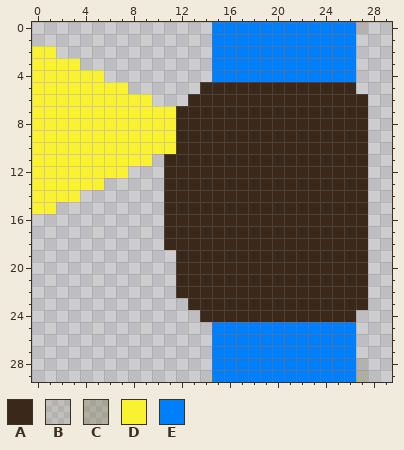
Pixel-art sprite -- sprites/aku.png. The picture above was drawn from the file before the commit.
The file is 30x30 pixels. Pixels under 10% opacity are left out. Colours within 5 levels of each other are drawn and written as one.
Palette (. is transparent): A #3a281b  B #726f4026  C #726f4055  D #f9f232  E #007ffa
Pixels before, first column x 0:
 0 ...............EEEEEEEEEEEEB
 1 ...............EEEEEEEEEEEE.
 2 DD.............EEEEEEEEEEEE.
 3 DDDD...........EEEEEEEEEEEE.
 4 DDDDDD.........EEEEEEEEEEEE.
 5 DDDDDDDD......AAAAAAAAAAAAA.
 6 DDDDDDDDDD...AAAAAAAAAAAAAAA
 7 DDDDDDDDDDDDAAAAAAAAAAAAAAAA
 8 DDDDDDDDDDDDAAAAAAAAAAAAAAAA
 9 DDDDDDDDDDDDAAAAAAAAAAAAAAAA
10 DDDDDDDDDDDDAAAAAAAAAAAAAAAA
11 DDDDDDDDDD.AAAAAAAAAAAAAAAAA
12 DDDDDDDD...AAAAAAAAAAAAAAAAA
13 DDDDDD.....AAAAAAAAAAAAAAAAA
14 DDDD.......AAAAAAAAAAAAAAAAA
15 DD.........AAAAAAAAAAAAAAAAA
16 ...........AAAAAAAAAAAAAAAAA
17 ...........AAAAAAAAAAAAAAAAA
18 ...........AAAAAAAAAAAAAAAAA
19 ............AAAAAAAAAAAAAAAA
20 ............AAAAAAAAAAAAAAAA
21 ............AAAAAAAAAAAAAAAA
22 ............AAAAAAAAAAAAAAAA
23 .............AAAAAAAAAAAAAAA
24 ..............AAAAAAAAAAAAA.
25 ...............EEEEEEEEEEEE.
26 ...............EEEEEEEEEEEE.
27 ...............EEEEEEEEEEEE.
28 ...............EEEEEEEEEEEEB
29 ...............EEEEEEEEEEEEC
Now the later version:
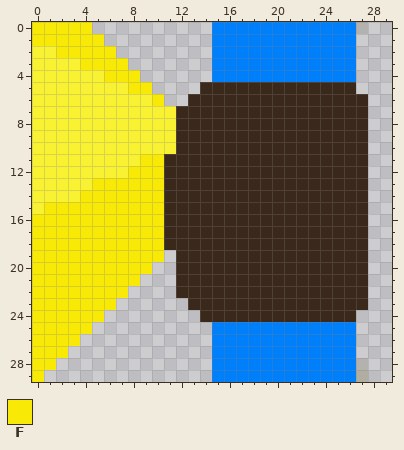
Colours new in this view: F #f8ea06
What changed:
Changed rows in their new state; - is an unchanged pixel.
first column x 0:
 0 FFFFF------
 1 FFFFFF-----
 2 --FFFFF----
 3 ----FFFF---
 4 ------FFF--
 5 --------FF-
 6 ----------F
first column x 0:
11 ---------FF
12 --------FFF
13 -----FFFFFF
14 ----FFFFFFF
15 -FFFFFFFFFF
16 FFFFFFFFFFF
17 FFFFFFFFFFF
18 FFFFFFFFFFF
19 FFFFFFFFFFF
20 FFFFFFFFFF-
21 FFFFFFFFF--
22 FFFFFFFF---
23 FFFFFFF----
24 FFFFFF-----
25 FFFFF------
26 FFFF-------
27 FFF--------
28 FF---------
29 F----------
